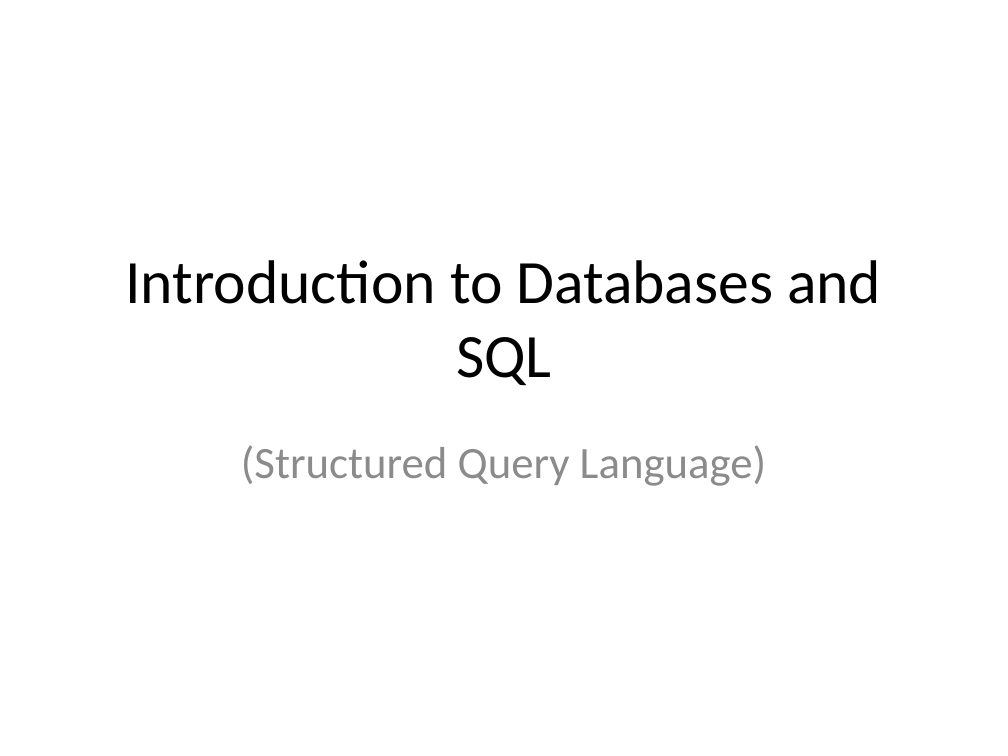
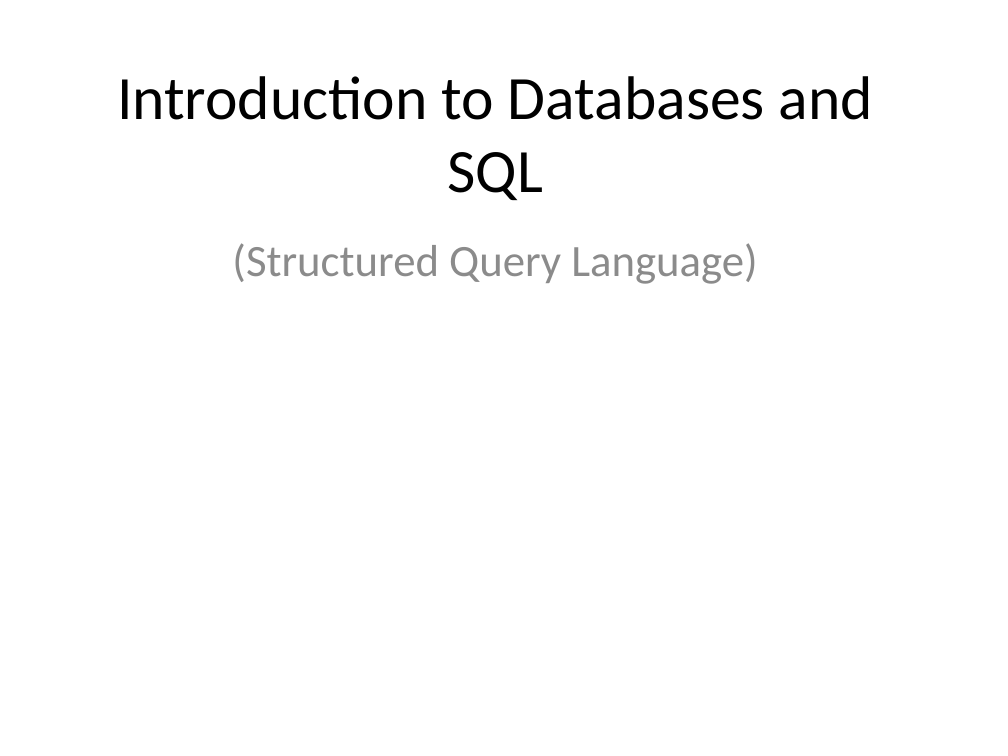
Before and after one commit to dykebert/GDI_Database_Training, a slide deck: slide 3 of Introduction to Databases and SQL.pptx. Drawn at 1008x756 pixels with LibreOffice and Linux fonts; fonts in the diff are those of the drawing. Boxes give left, top, right and bottom in pixels: in the first picture for what was removed or moved away, otherwise in the second. Text is boxed around its words. In the diff, an @@ line names an element or a change of style, - is before the commit and + after.

```diff
--- a/Introduction to Databases and SQL.pptx
+++ b/Introduction to Databases and SQL.pptx
@@ title "Introduction to Databases and SQL": place and size @@
-title "Introduction to Databases and SQL" at (125, 260, 881, 385)
+title "Introduction to Databases and SQL" at (117, 76, 873, 200)
@@ subtitle "(Structured Query Language)": place and size @@
-subtitle "(Structured Query Language)" at (241, 445, 766, 486)
+subtitle "(Structured Query Language)" at (232, 243, 757, 284)
```
Also in this commit, not shown: 1 other file.
